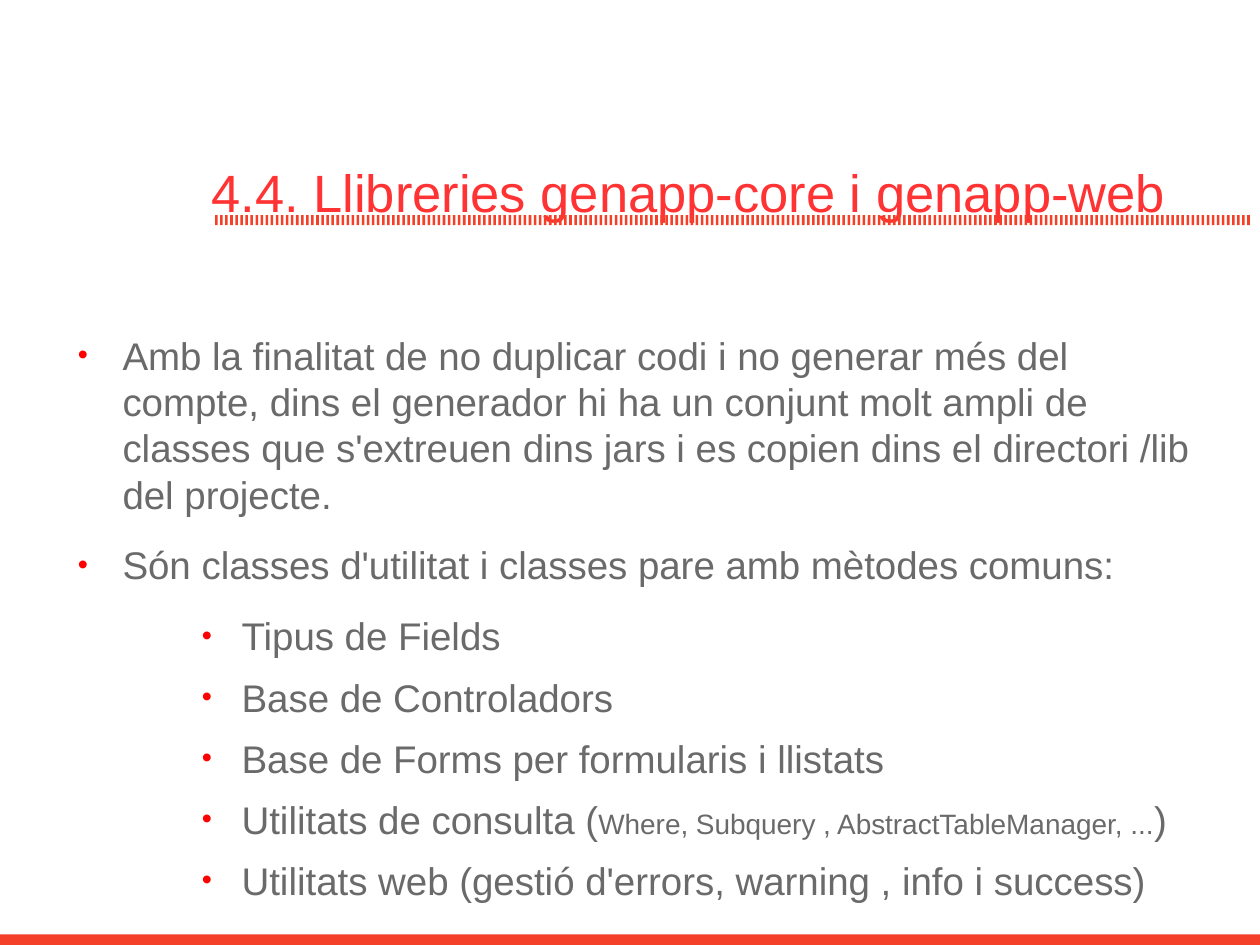
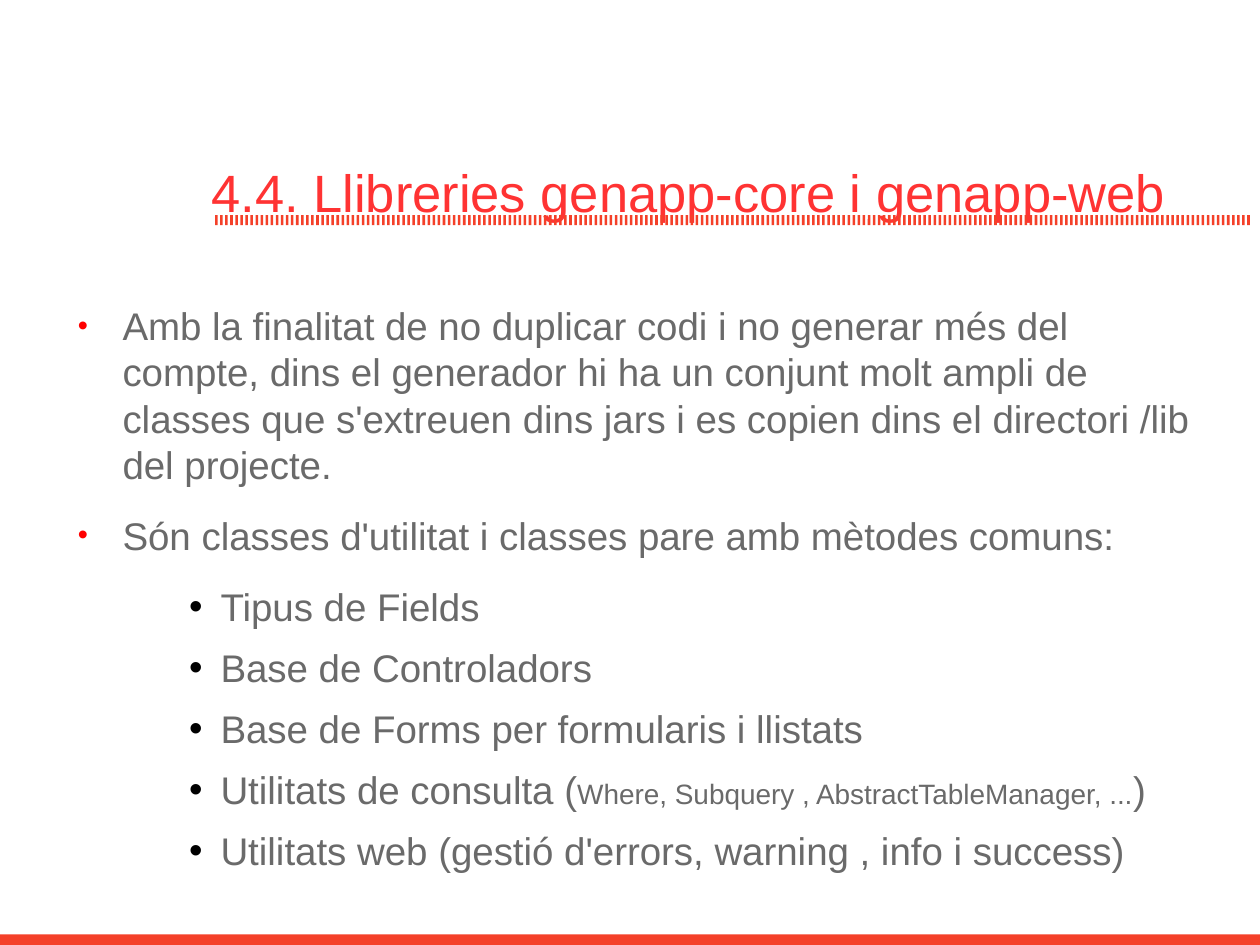
Before and after one commit to GovernIB/genapp, a slide deck: slide 10 of genapp-core/branches/genapp-1.0/doc/genapp.odp. Drawn at 1260x945 pixels with LibreOffice and Linux fonts; fonts in the diff are those of the drawing; background and template pictures are left out. Boxes give left, top, right and bottom in pixels: in the first picture for what was removed or moved away, otherwise in the second. Text is boxed around its words. In the diff, an @@ line names an element or a change of style, - is before the commit and + after.

```diff
--- a/genapp-core/branches/genapp-1.0/doc/genapp.odp
+++ b/genapp-core/branches/genapp-1.0/doc/genapp.odp
@@ text "Amb la finalitat de no ...": place and size @@
-text "Amb la finalitat de no ..." at bbox=[123, 341, 1189, 902]
+text "Amb la finalitat de no ..." at bbox=[123, 311, 1189, 873]
@@ text at bbox=[220, 593, 1125, 873]: indent changed; bullet colour #FF0000 to #000000 @@
```
Also in this commit, not shown: 8 other slides changed, 1 other file.
